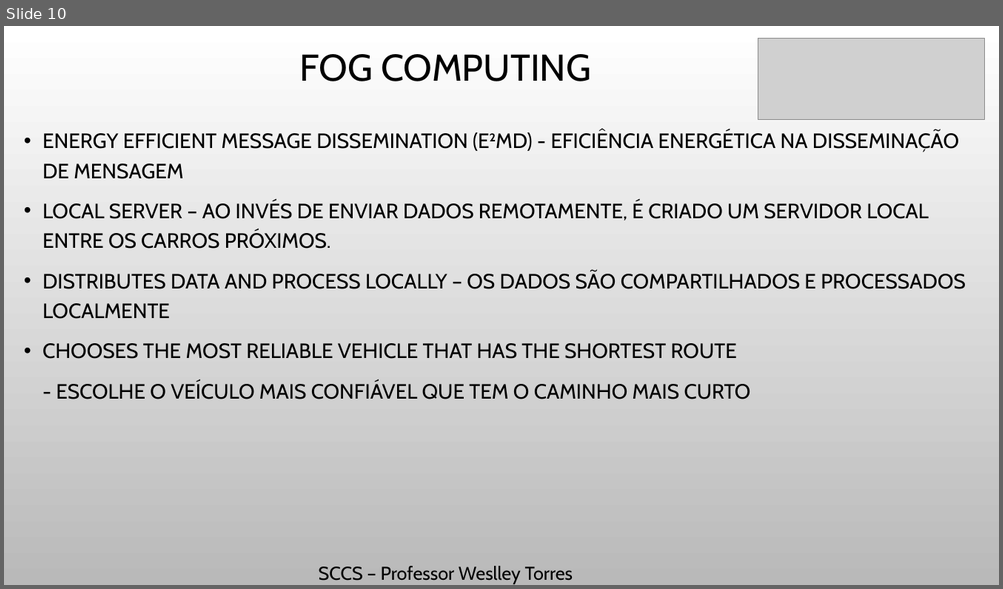
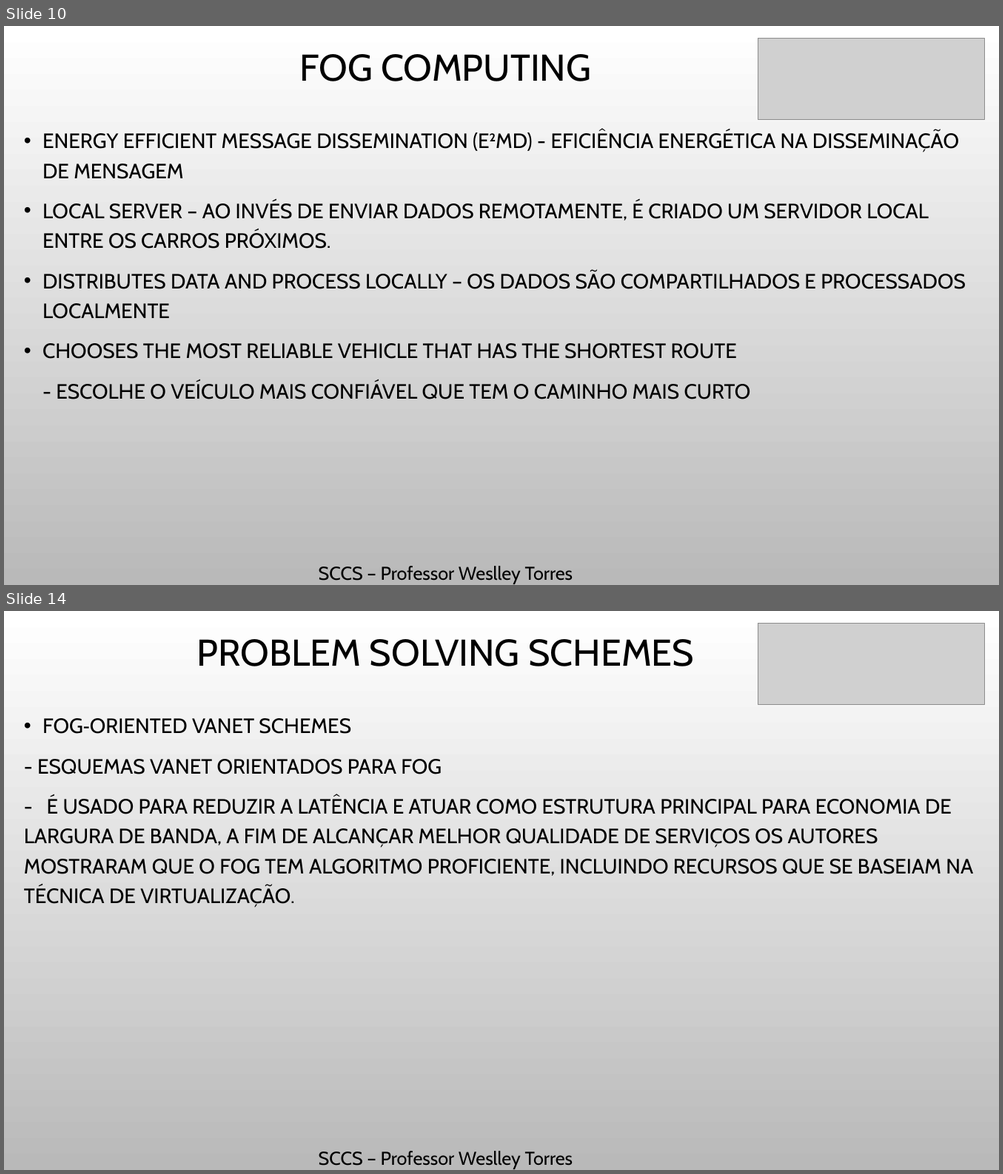
Before and after one commit to Massatoshi/SCCS-Trabalho, a slide deck: PPTS/VANET-Explicações.pptx. Shown one above the other, each under a label of ours: slide 10 before the commit, slides 10 and 14 after it; the slides between them are not shown. The pictures are 1003x589 and 1003x1174 pixels, drawn with LibreOffice and Linux fonts; fonts in the diff are those of the drawing; grey boxes stand for pictures; background and template pictures are left out. Boxes give left, top, right and bottom in pixels: in the first picture for what was removed or moved away, otherwise in the second. Text is boxed around its words. In the diff, an @@ line names an element or a change of style, - is before the commit and + after.

```diff
--- a/PPTS/VANET-Explicações.pptx
+++ b/PPTS/VANET-Explicações.pptx
@@ slide 14 added at [4, 611, 999, 1170], background picture (left out) @@
@@ picture added at [758, 623, 984, 704] @@
@@ title added at [196, 639, 694, 667], 36 pt, text #000000 @@
+PROBLEM SOLVING SCHEMES
@@ text added at [24, 718, 973, 908], 20 pt, text #000000 @@
+• FOG‑ORIENTED VANET SCHEMES
+- ESQUEMAS VANET ORIENTADOS PARA FOG
+- É USADO PARA REDUZIR A LATÊNCIA E ATUAR COMO ESTRUTURA PRINCIPAL PARA ECONOMIA DE LARGURA DE BANDA, A FIM DE ALCANÇAR MELHOR QUALIDADE DE SERVIÇOS OS AUTORES MOSTRARAM QUE O FOG TEM ALGORITMO PROFICIENTE, INCLUINDO RECURSOS QUE SE BASEIAM NA TÉCNICA DE VIRTUALIZAÇÃO.
@@ text added at [318, 1151, 572, 1170], 18 pt, text #000000 @@
+SCCS – Professor Weslley Torres
```
Also in this commit, not shown: 2 slides changed, 1 other slide added, 1 other file.
